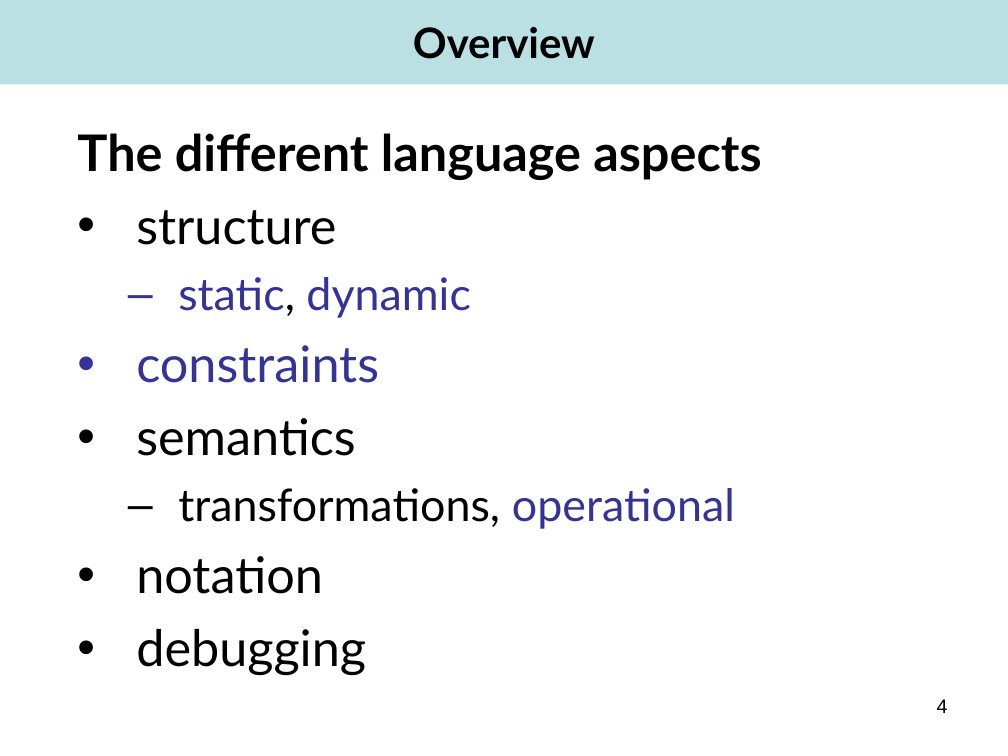
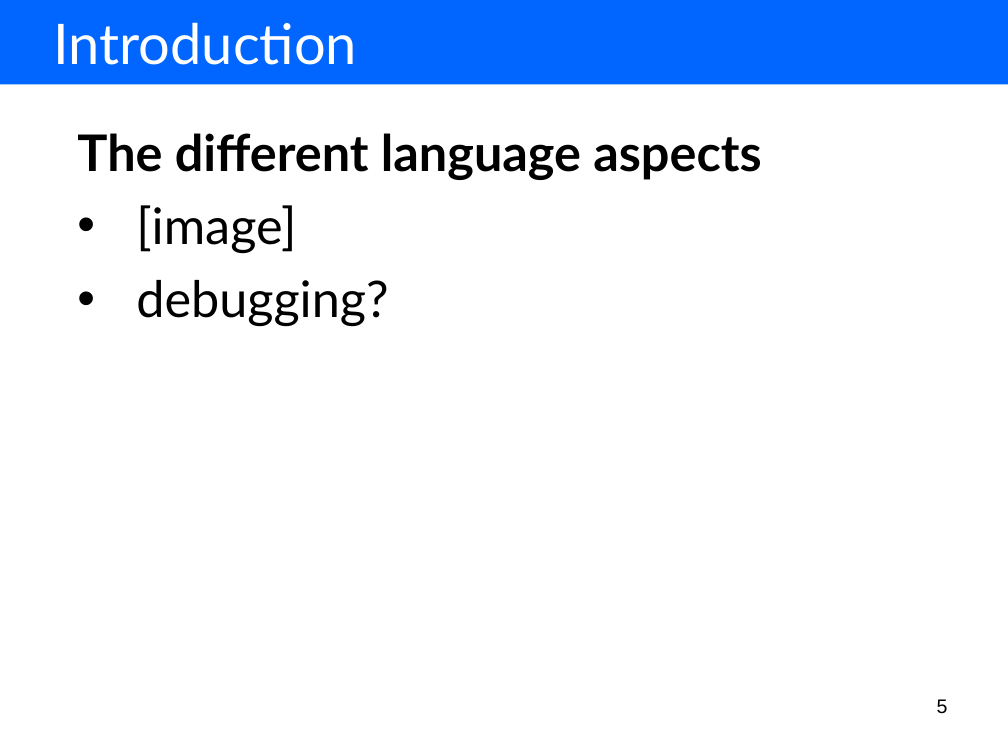
Before and after one commit to markus1978/amof2, a slide deck: slide 5 of hub.sam.stateautomaton/resources/presentation/using our tools for model driven language development.ppt (slide 4 before the commit). Drawn at 1008x756 pixels with LibreOffice and Linux fonts; fonts in the diff are those of the drawing. Boxes give left, top, right and bottom in pixels: in the first picture for what was removed or moved away, otherwise in the second. Text is boxed around its words. In the diff, an @@ line names an element or a change of style, - is before the commit and + after.

Commit message:
language refactored. added ocl query to operation.

```diff
--- a/hub.sam.stateautomaton/resources/presentation/using our tools for model driven language development.ppt
+++ b/hub.sam.stateautomaton/resources/presentation/using our tools for model driven language development.ppt
@@ rectangle at <box>0,0,1008,85</box>: fill #BBE0E3 to #0066FF @@
@@ text added at <box>53,22,357,65</box>, 40 pt, text #FFFFFF @@
+Introduction
@@ text in rectangle at <box>413,27,595,59</box>: text removed @@
-Overview
@@ text at <box>136,205,388,326</box>: text changed @@
-• structure
-  – static, dynamic
-• constraints
-• semantics
-  – transformations, operational
-• notation
-• debugging
+• [image]
+• debugging?
@@ page number at <box>937,699,948,714</box>: text changed @@
-4
+5
```
Also in this commit, not shown: 2 other slides changed, 9 slides added, 7 slides removed, 28 other files.
